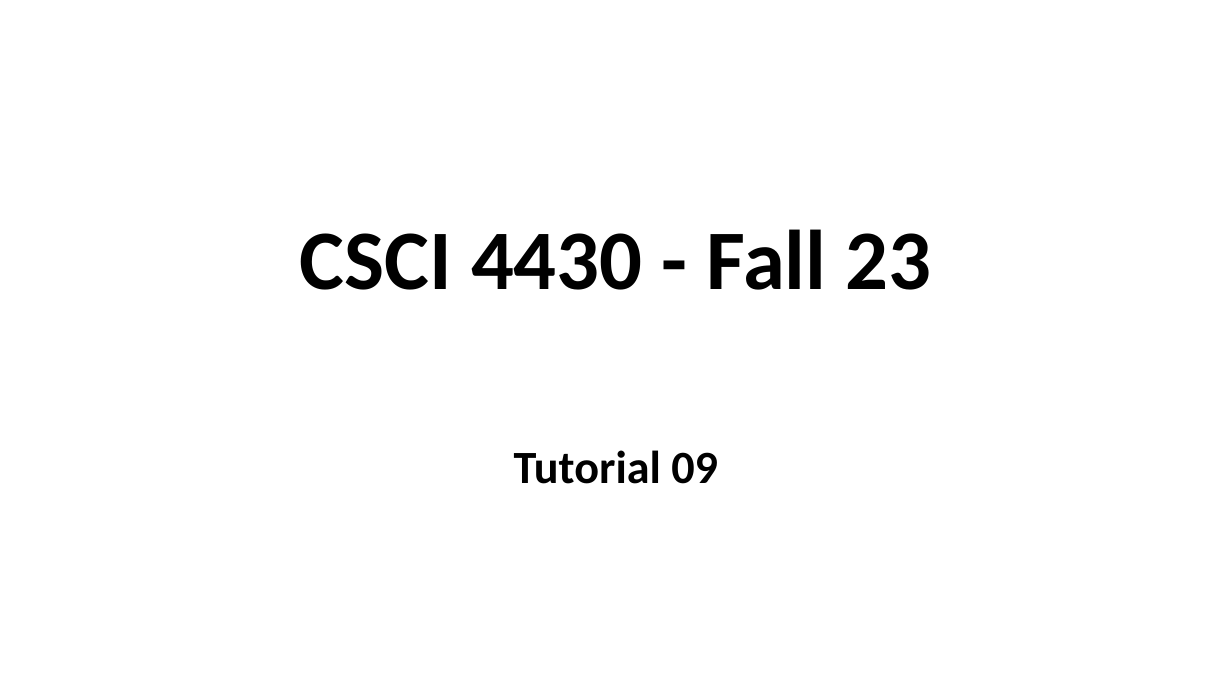
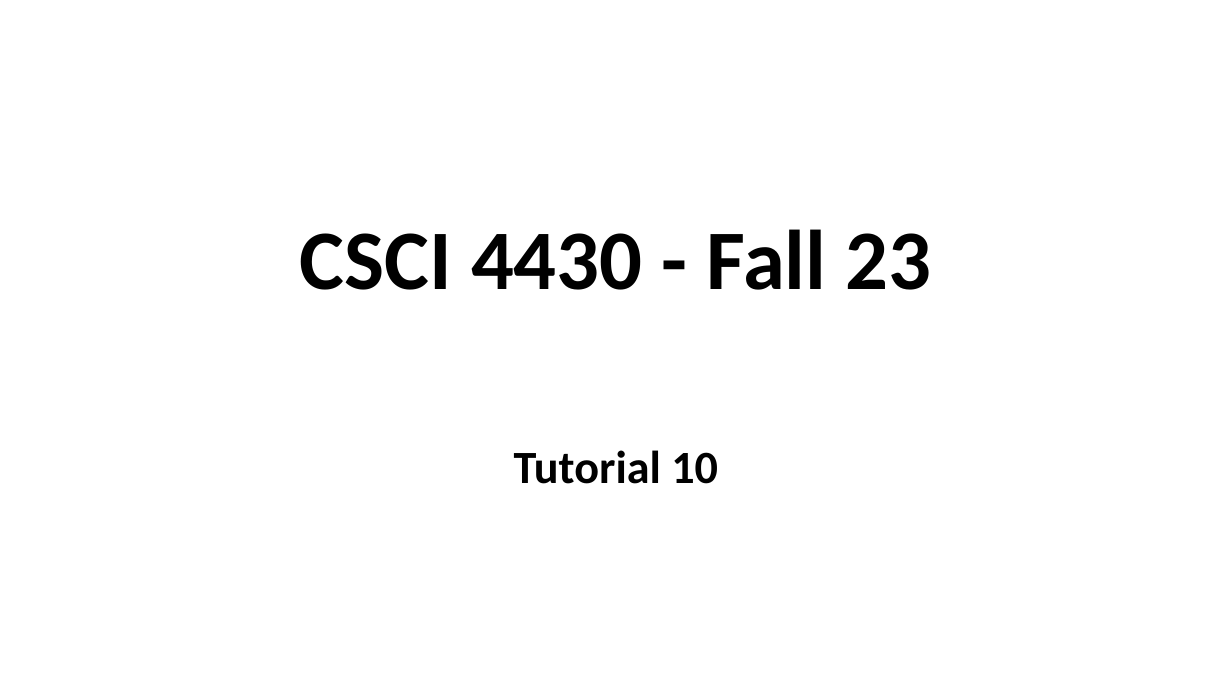
Before and after one commit to henryhxu/CSCI4430-ESTR4120, a slide deck: slide 1 of tutorial/T10/tut10.pptx. Drawn at 1232x693 pixels with LibreOffice and Linux fonts; fonts in the diff are those of the drawing; background and template pictures are left out. Boxes give left, top, right and bottom in pixels: in the first picture for what was removed or moved away, otherwise in the second. Text is boxed around its words. In the diff, an @@ line names an element or a change of style, - is before the commit and + after.

```diff
--- a/tutorial/T10/tut10.pptx
+++ b/tutorial/T10/tut10.pptx
@@ subtitle at (514,450,718,484): text changed @@
-Tutorial 09
+Tutorial 10
```
Also in this commit, not shown: 1 other slide changed.
